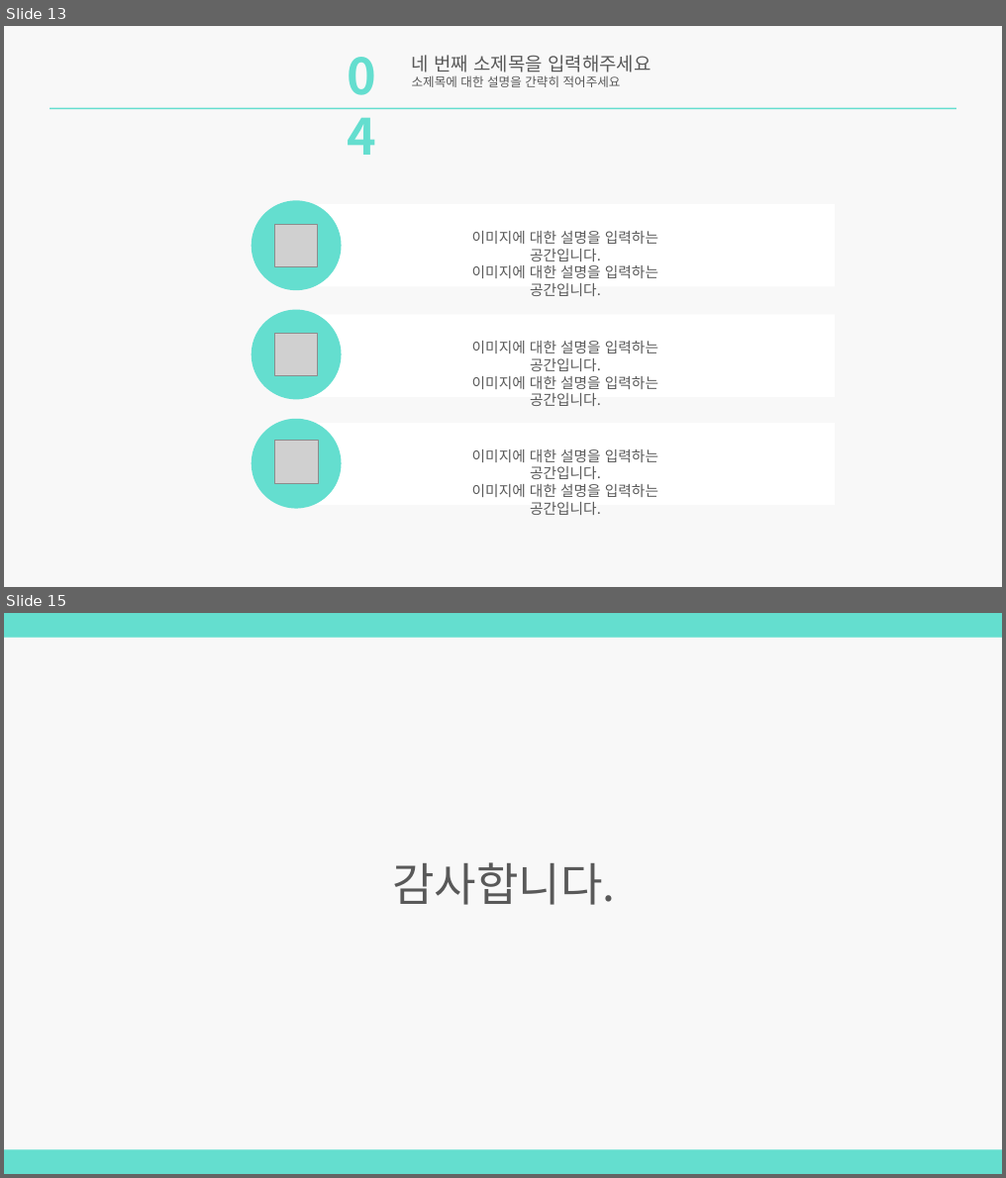
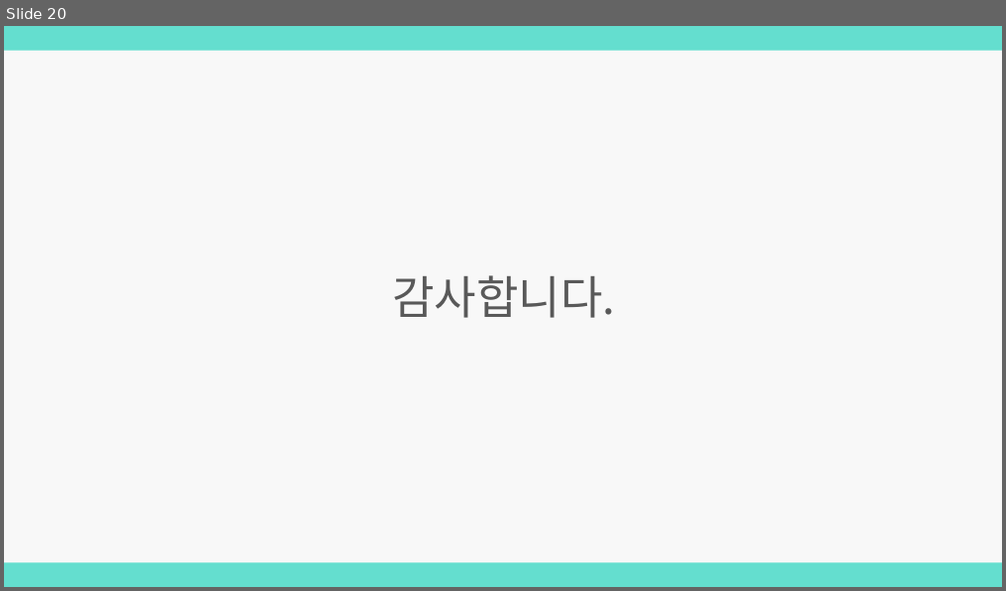
Before and after one commit to lim7635/MatchCard, a slide deck: MatchCard.pptx. Shown one above the other, each under a label of ours: slides 13 and 15 before the commit, slide 20 after it; the slides between them are not shown. The pictures are 1006x1178 and 1006x591 pixels, drawn with LibreOffice and Linux fonts; fonts in the diff are those of the drawing; grey boxes stand for pictures. Boxes give left, top, right and bottom in pixels: in the first picture for what was removed or moved away, otherwise in the second. Text is boxed around its words. In the diff, an @@ line names an element or a change of style, - is before the commit and + after.

Commit message:
2024.02.25 로직 설명 추가
while (Scene == 0) & Countdown();

```diff
--- a/MatchCard.pptx
+++ b/MatchCard.pptx
@@ slide 13 removed at [4,26,1002,587], background #F2F2F2 at 50% opacity @@
@@ text removed at [341,42,412,110] @@
-04
@@ text removed at [412,55,650,87] @@
-네 번째 소제목을 입력해주세요
-소제목에 대한 설명을 간략히 적어주세요
@@ rectangle removed at [50,107,956,109] @@
@@ ellipse removed at [252,200,341,290] @@
@@ picture removed at [275,224,318,267] @@
@@ rectangle removed at [296,204,835,286] @@
@@ text removed at [472,231,658,296] @@
-이미지에 대한 설명을 입력하는 공간입니다.
-이미지에 대한 설명을 입력하는 공간입니다.
@@ ellipse removed at [252,310,341,399] @@
@@ rectangle removed at [296,315,835,397] @@
@@ picture removed at [275,333,318,375] @@
@@ text removed at [472,341,658,406] @@
-이미지에 대한 설명을 입력하는 공간입니다.
-이미지에 대한 설명을 입력하는 공간입니다.
@@ ellipse removed at [252,419,341,509] @@
@@ picture removed at [275,441,318,483] @@
@@ rectangle removed at [296,423,835,505] @@
@@ text removed at [472,450,658,515] @@
-이미지에 대한 설명을 입력하는 공간입니다.
-이미지에 대한 설명을 입력하는 공간입니다.
@@ what was slide 15 is now slide 20 @@
```
Also in this commit, not shown: 8 slides changed, 11 slides added, 5 other slides removed, 8 other files.
